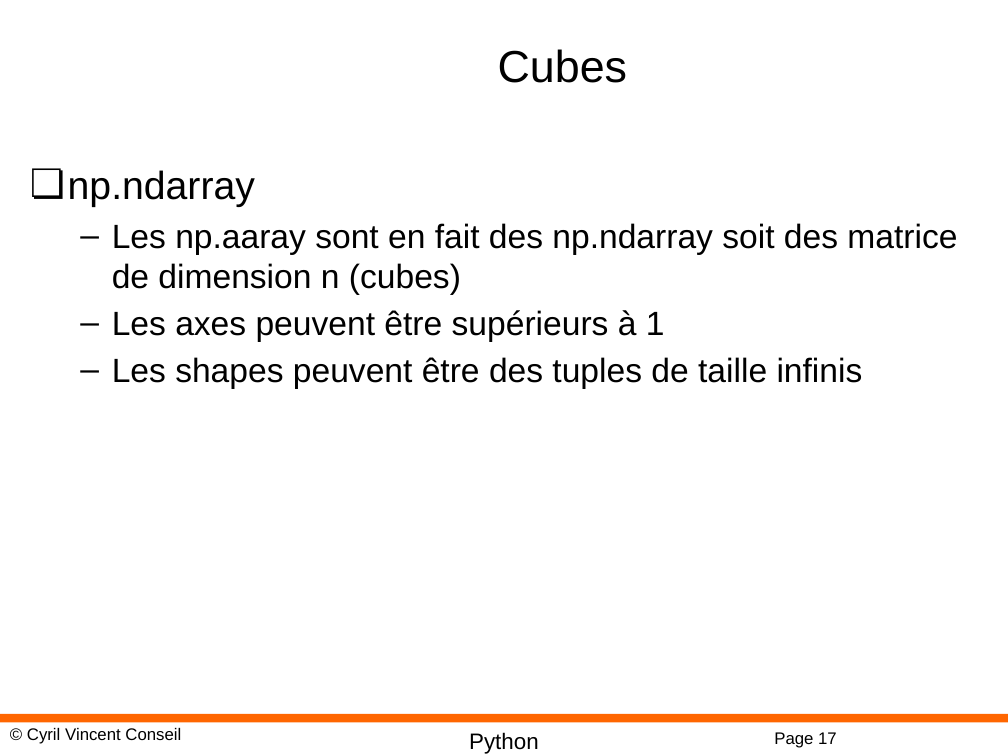
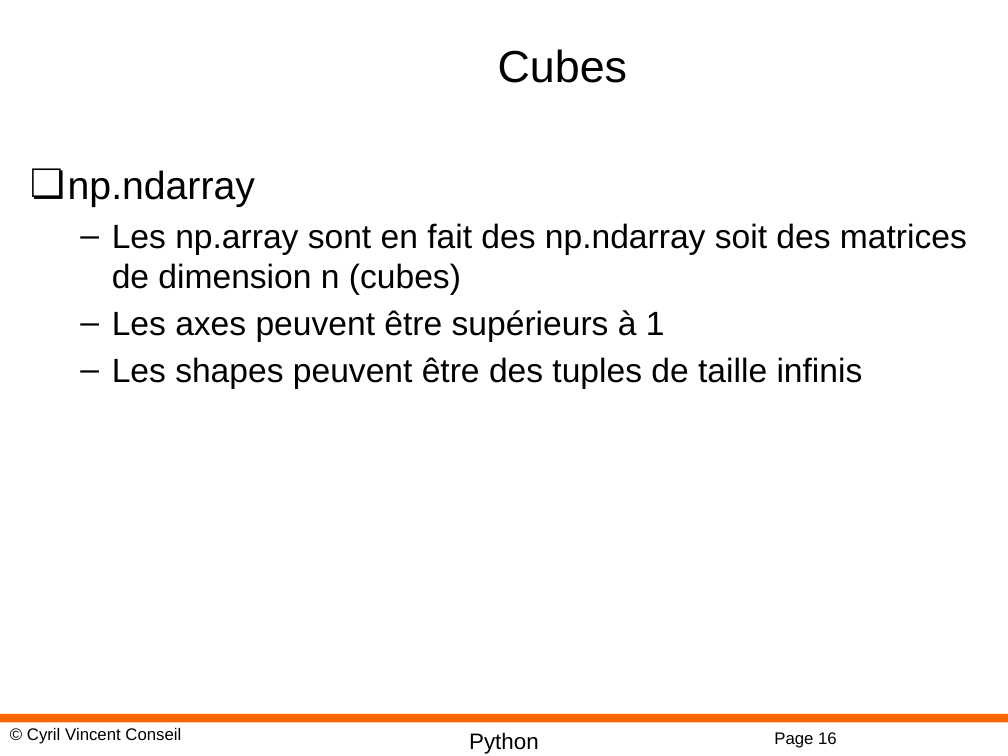
Before and after one commit to cyrilvincent/math, a slide deck: slide 16 of ppt/PythonMath07-NumpyMatrix.pptx (slide 17 before the commit). Drawn at 1008x756 pixels with LibreOffice and Linux fonts; fonts in the diff are those of the drawing; background and template pictures are left out. Boxes give left, top, right and bottom in pixels: in the first picture for what was removed or moved away, otherwise in the second. Text is boxed around its words. In the diff, an @@ line names an element or a change of style, - is before the commit and + after.

```diff
--- a/ppt/PythonMath07-NumpyMatrix.pptx
+++ b/ppt/PythonMath07-NumpyMatrix.pptx
@@ text at (112,223,967,295): text changed @@
-  – Les np.aaray sont en fait des np.ndarray soit des matrice de dimension n (cubes)
+  – Les np.array sont en fait des np.ndarray soit des matrices de dimension n (cubes)
@@ page number at (774,732,837,748): text changed @@
-Page 17
+Page 16
```
Also in this commit, not shown: 1 slide removed, 1 other file.
